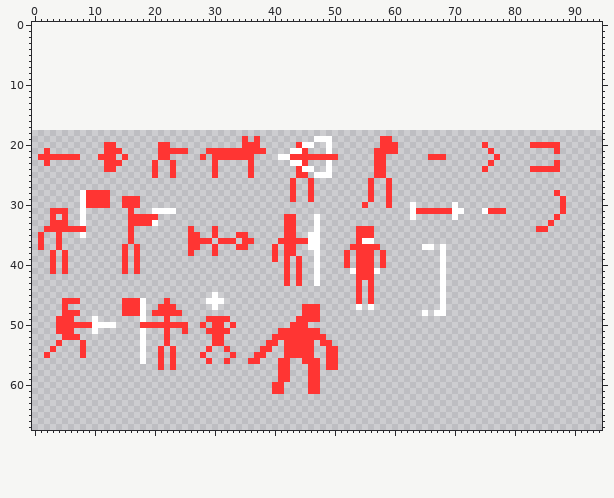
File history of a pixel-art file, Resources/EnemiesSheets.aseprite. This is how it looked before the edit.
95x50 pixels, 1 frame. The old version is drawn lined up with the new one, on the new canvas.
After the commit:
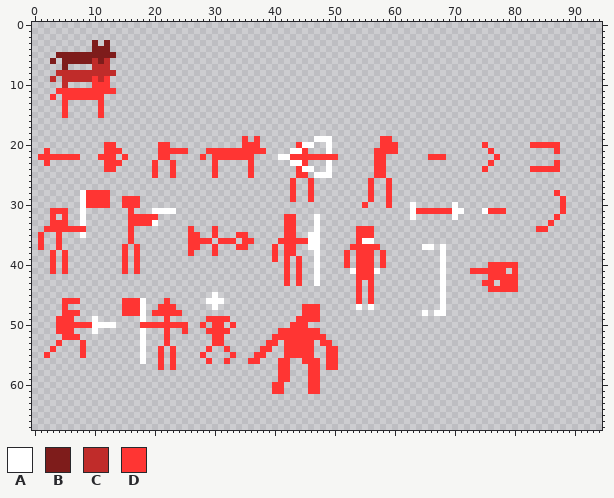
Palette (. is transparent): A #ffffff  B #7e1c1b  C #c02c2a  D #ff3533
The edit:
{"change": "canvas 95x50 -> 95x68, the old top-left corner now at 0,18"}
{"y":3,"x":10,"old":".","new":"B"}
{"y":3,"x":12,"old":".","new":"B"}
{"y":4,"x":10,"old":"...","new":"BBB"}
{"y":5,"x":4,"old":"..........","new":"BBBBBBBBBB"}
{"y":6,"x":3,"old":".","new":"B"}
{"y":6,"x":5,"old":"........","new":"BBBBBCBC"}
{"y":7,"x":5,"old":".","new":"B"}
{"y":7,"x":10,"old":"...","new":"CCC"}
{"y":8,"x":4,"old":"..........","new":"CCCCCCCCCC"}
{"y":9,"x":3,"old":".","new":"C"}
{"y":9,"x":5,"old":"........","new":"CCCCCDCD"}
{"y":10,"x":5,"old":".","new":"C"}
{"y":10,"x":10,"old":"...","new":"DDD"}
{"y":11,"x":4,"old":"..........","new":"DDDDDDDDDD"}
{"y":12,"x":3,"old":".","new":"D"}
{"y":12,"x":5,"old":".......","new":"DDDDDDD"}
{"y":13,"x":5,"old":".","new":"D"}
{"y":13,"x":11,"old":".","new":"D"}
{"y":14,"x":5,"old":".","new":"D"}
{"y":14,"x":11,"old":".","new":"D"}
{"y":15,"x":5,"old":".","new":"D"}
{"y":15,"x":11,"old":".","new":"D"}
{"y":40,"x":76,"old":".....","new":"DDDDD"}
{"y":41,"x":73,"old":"......","new":"DDDDDD"}
{"y":41,"x":80,"old":".","new":"D"}
{"y":42,"x":76,"old":".....","new":"DDDDD"}
{"y":43,"x":75,"old":"..","new":"DD"}
{"y":43,"x":78,"old":"...","new":"DDD"}
{"y":44,"x":76,"old":".....","new":"DDDDD"}
{"label":"added","picture_box":[50,40,116,118]}
{"label":"added","picture_box":[470,262,518,292]}
